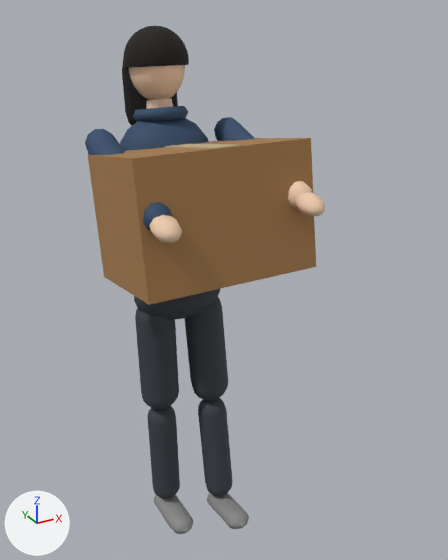
The glTF model city-hold/public/models/placeholder/char_heavy.glb as it was, and as the next commit left it.
Rendered twice from a 50 mm camera at (-0.93, -2.07, 2.03) aimed at (0.1, -0.21, 1.1). Arrows for +X, +Y and +Z are at lower left; the lights stay in place. The older version comes first. Both versions are drawn at frame 22 of the action 'held'; the numbers are the values there.
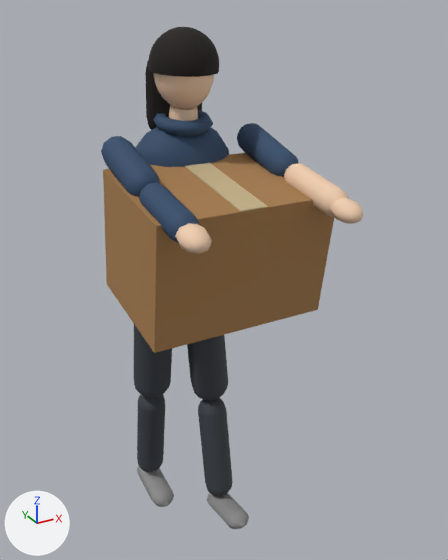
Not drawn themselves, but carrying or shaping drawn objects: ob_legl, ob_torso, ob_head, ob_arml, ob_armr.

Diff of the bpy script that builds the scene:
```diff
--- a/city-hold/public/models/placeholder/char_heavy.glb.py
+++ b/city-hold/public/models/placeholder/char_heavy.glb.py
@@ ob_legl @@
 ob_legl.location = (-0.1, 0.0, -0.02)
-ob_legl.rotation_euler = (-0.0409, 0.0, 0.0)  # degrees (-2.3, 0, 0)
+ob_legl.rotation_euler = (0.165, 0.0, 0.0)  # degrees (9.5, 0, 0)
@@ ob_torso @@
 ob_torso.location = (0.0, 0.0, 0.06)
-ob_torso.rotation_euler = (-0.165, 0.0, 0.0)  # degrees (-9.5, 0, 0)
+ob_torso.rotation_euler = (0.148, 0.0, 0.0)  # degrees (8.5, 0, 0)
@@ ob_head @@
 ob_head.location = (0.0, 0.0, 0.66)
-ob_head.rotation_euler = (0.0825, 0.0, 0.0)  # degrees (4.7, 0, 0)
+ob_head.rotation_euler = (-0.074, 0.0, 0.0)  # degrees (-4.2, 0, 0)
@@ ob_arml @@
 ob_arml.location = (-0.245, 0.0, 0.54)
-ob_arml.rotation_euler = (-1.09, 0.0, 0.0)  # degrees (-62, 0, 0)
+ob_arml.rotation_euler = (-1.448, 0.0, 0.0)  # degrees (-83, 0, 0)
@@ ob_armr @@
 ob_armr.location = (0.245, 0.0, 0.54)
-ob_armr.rotation_euler = (-1.09, 0.0, 0.0)  # degrees (-62, 0, 0)
+ob_armr.rotation_euler = (-1.448, 0.0, 0.0)  # degrees (-83, 0, 0)
```

Where the change shows, as pixel boxes (x1, y1, x2, y2) in the pictures (448 x 560 px):
'Mesh_15', turned
    before: (88, 138, 316, 305)
    after: (103, 153, 334, 353)
'Mesh_9', turned
    before: (123, 26, 189, 67)
    after: (148, 27, 219, 77)
'Mesh_4', turned
    before: (120, 118, 209, 151)
    after: (135, 127, 229, 167)
'Mesh_1', turned
    before: (135, 308, 179, 409)
    after: (134, 324, 172, 399)
'Mesh_2', turned
    before: (147, 406, 180, 499)
    after: (137, 395, 165, 472)
'Mesh_8', turned
    before: (128, 65, 185, 100)
    after: (154, 73, 214, 109)
'Mesh_11', turned
    before: (85, 129, 126, 155)
    after: (101, 136, 160, 197)
'Mesh_11.001', turned
    before: (214, 117, 255, 141)
    after: (237, 123, 298, 177)
'Mesh_12', turned
    before: (143, 202, 172, 232)
    after: (139, 182, 199, 243)
'Mesh_16', turned
    before: (165, 144, 241, 149)
    after: (185, 163, 268, 212)
'Mesh_14', turned
    before: (288, 181, 312, 209)
    after: (284, 163, 348, 217)
'Mesh_3', turned
    before: (154, 494, 193, 534)
    after: (137, 466, 174, 507)
'Mesh_10', turned
    before: (122, 62, 178, 126)
    after: (145, 61, 202, 130)
'Mesh_7', turned
    before: (133, 106, 188, 122)
    after: (153, 110, 213, 136)
'Mesh_13', turned
    before: (149, 215, 182, 243)
    after: (175, 223, 212, 254)
'Mesh_13.001', turned
    before: (295, 192, 325, 217)
    after: (330, 197, 363, 224)
'Mesh_6', turned
    before: (146, 99, 173, 109)
    after: (169, 106, 198, 121)
'Mesh_0', unchanged, covered by the edit
    before: (134, 289, 220, 320)
